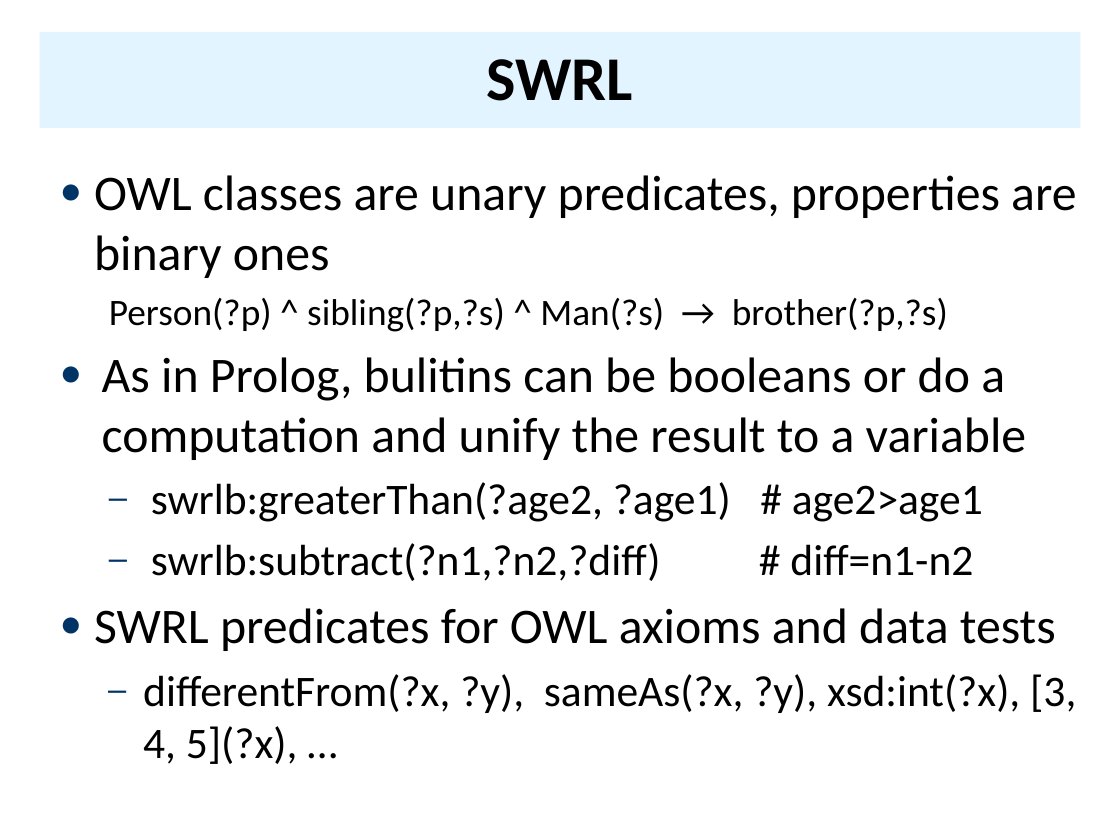
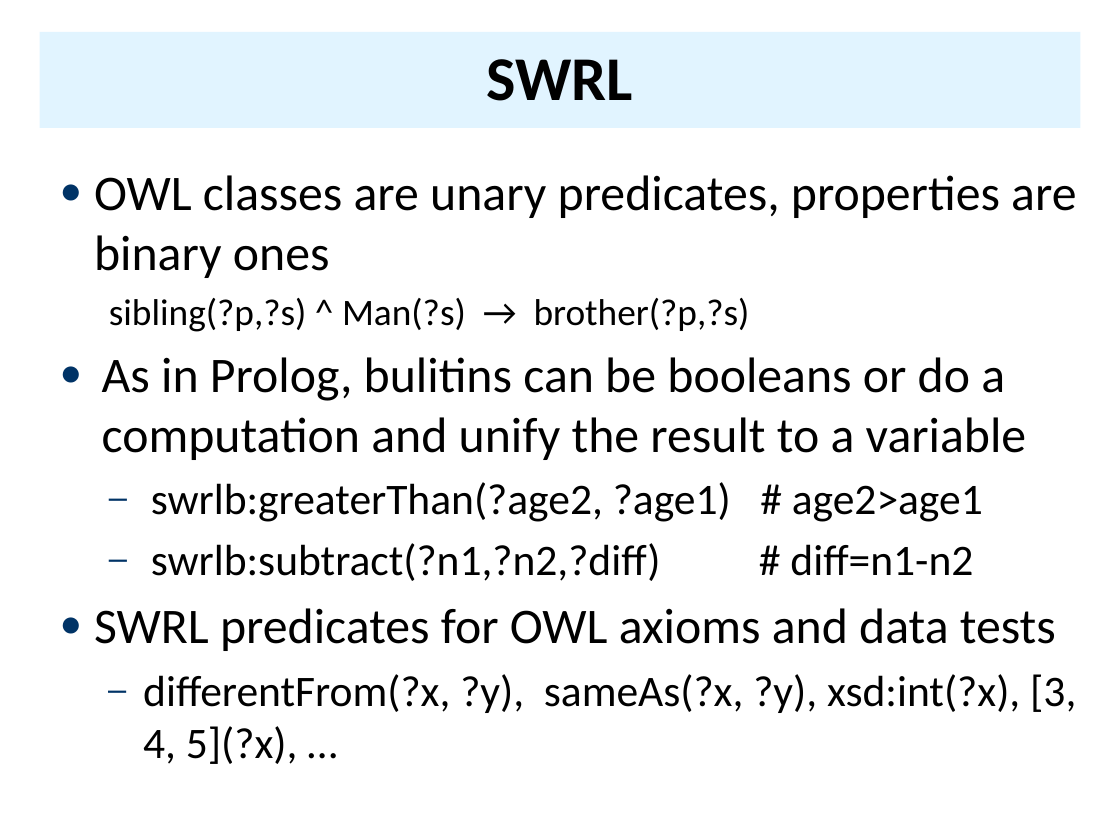
Before and after one commit to UMBC-CMSC-491-691-F19-Knowledge-Graphs/class_material, a slide deck: slide 18 of notes/14_rules/14_owl_rules.pptx (slide 17 before the commit). Drawn at 1120x840 pixels with LibreOffice and Linux fonts; fonts in the diff are those of the drawing. Boxes give left, top, right and bottom in pixels: in the first picture for what was removed or moved away, otherwise in the second. Text is boxed around its words. In the diff, an @@ line names an element or a change of style, - is before the commit and + after.

```diff
--- a/notes/14_rules/14_owl_rules.pptx
+++ b/notes/14_rules/14_owl_rules.pptx
@@ text at (x1=109, y1=298, x2=750, y2=332): text changed @@
-  Person(?p) ^ sibling(?p,?s) ^ Man(?s) → brother(?p,?s)
+  sibling(?p,?s) ^ Man(?s) → brother(?p,?s)
```
Also in this commit, not shown: 8 other slides changed, 1 slide added, 5 other files.
